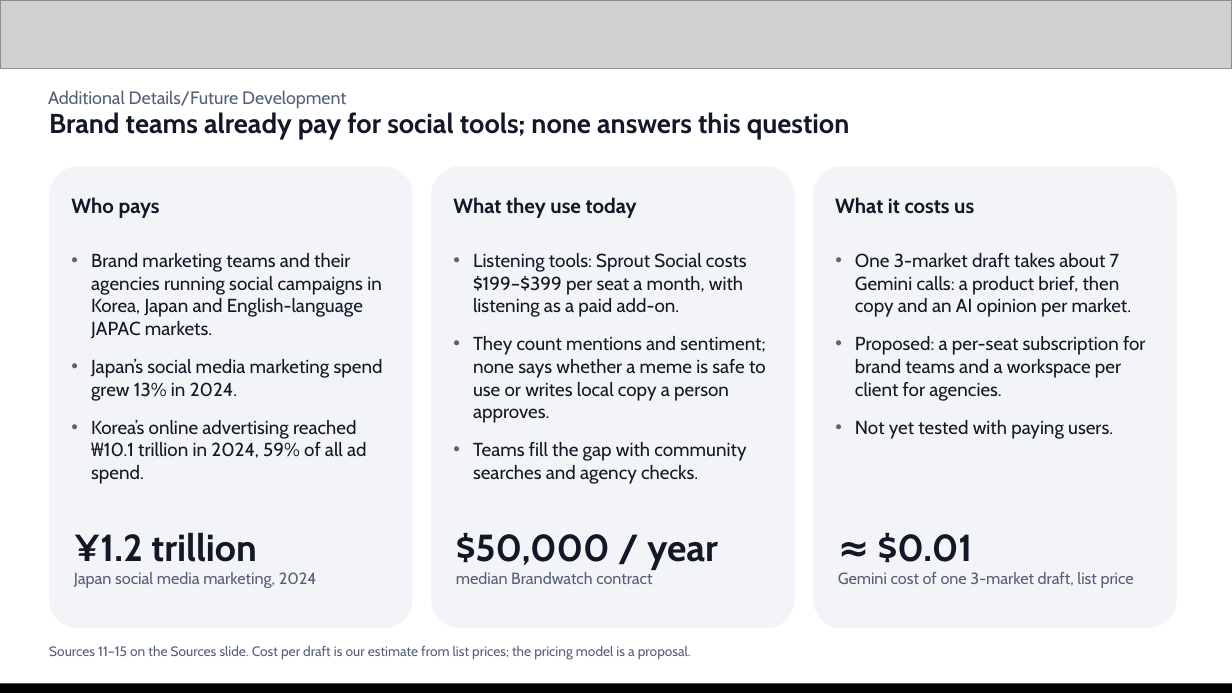
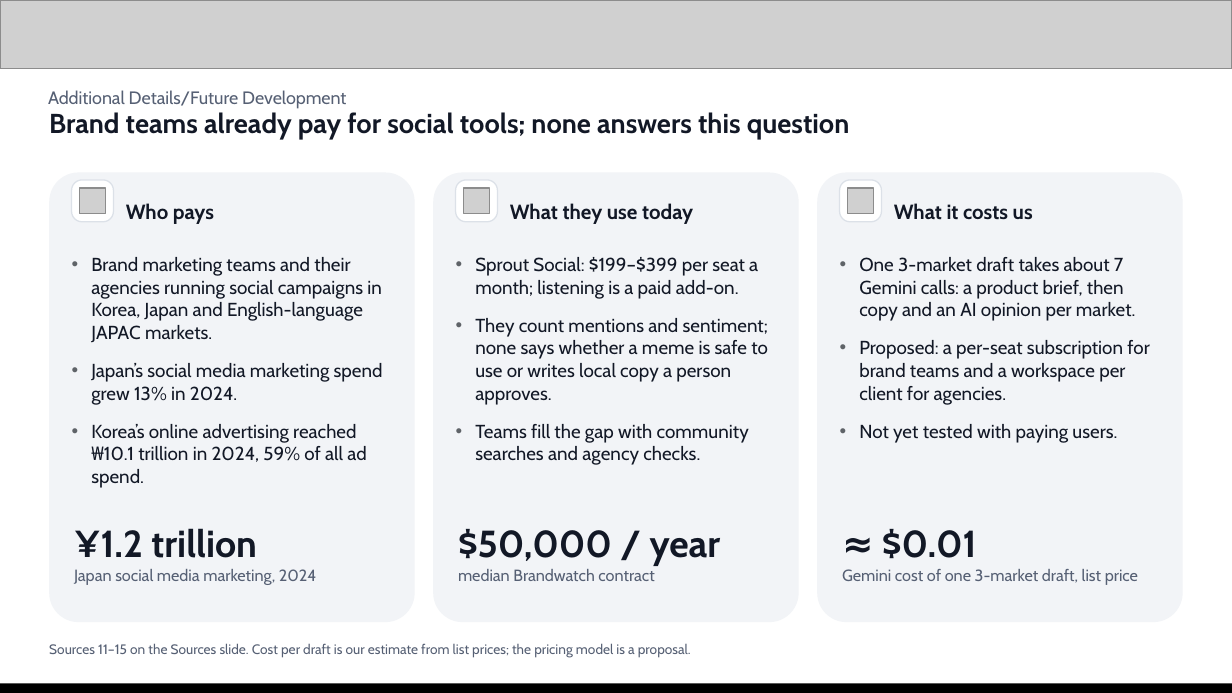
Before and after one commit to Sihyeon-Ji/trend-interpreter, a slide deck: slide 13 of docs/대회/제출/AI-Builder-Cup-제출-초안.pptx. Drawn at 1232x693 pixels with LibreOffice and Linux fonts; fonts in the diff are those of the drawing; grey boxes stand for pictures. Boxes give left, top, right and bottom in pixels: in the first picture for what was removed or moved away, otherwise in the second. Text is boxed around its words. In the diff, an @@ line names an element or a change of style, - is before the commit and + after.

```diff
--- a/docs/대회/제출/AI-Builder-Cup-제출-초안.pptx
+++ b/docs/대회/제출/AI-Builder-Cup-제출-초안.pptx
@@ rounded rectangle: place and size @@
-rounded rectangle at [49, 166, 413, 628]
+rounded rectangle at [49, 172, 415, 622]
@@ rounded rectangle: place and size @@
-rounded rectangle at [431, 166, 795, 628]
+rounded rectangle at [434, 172, 800, 622]
@@ rounded rectangle: place and size @@
-rounded rectangle at [813, 166, 1177, 628]
+rounded rectangle at [817, 172, 1183, 622]
@@ rounded rectangle added at [71, 180, 113, 222], fill #FFFFFF, outline #DCE1E8 0.75 pt @@
@@ picture added at [80, 188, 106, 214] @@
@@ text "Who pays": place and size @@
-text "Who pays" at [71, 197, 160, 218]
+text "Who pays" at [126, 203, 214, 224]
@@ rounded rectangle added at [456, 180, 498, 222], fill #FFFFFF, outline #DCE1E8 0.75 pt @@
@@ picture added at [463, 188, 489, 214] @@
@@ text "What they use today": place and size @@
-text "What they use today" at [453, 197, 637, 218]
+text "What they use today" at [510, 203, 693, 224]
@@ rounded rectangle added at [839, 180, 881, 222], fill #FFFFFF, outline #DCE1E8 0.75 pt @@
@@ picture added at [848, 188, 873, 214] @@
@@ text "What it costs us": place and size @@
-text "What it costs us" at [835, 197, 974, 214]
+text "What it costs us" at [894, 203, 1033, 220]
@@ text "Brand marketing teams and their ...": place and size @@
-text "Brand marketing teams and their ..." at [91, 253, 383, 484]
+text "Brand marketing teams and their ..." at [91, 257, 383, 488]
@@ text at [475, 257, 758, 299]: text changed @@
-• Listening tools: Sprout Social costs $199–$399 per seat a month, with listening as a paid add-on.
+• Sprout Social: $199–$399 per seat a month; listening is a paid add-on.
@@ text "One 3-market draft takes about ...": place and size @@
-text "One 3-market draft takes about ..." at [855, 253, 1145, 439]
+text "One 3-market draft takes about ..." at [859, 257, 1149, 443]
@@ text "¥1.2 trillion": place and size @@
-text "¥1.2 trillion" at [74, 532, 317, 588]
+text "¥1.2 trillion" at [74, 528, 317, 585]
@@ text "$50,000 / year": place and size @@
-text "$50,000 / year" at [456, 533, 718, 584]
+text "$50,000 / year" at [458, 529, 721, 581]
@@ text "≈ $0.01": place and size @@
-text "≈ $0.01" at [838, 533, 1134, 588]
+text "≈ $0.01" at [842, 529, 1138, 585]
```
Also in this commit, not shown: 13 other slides changed, 8 other files.
